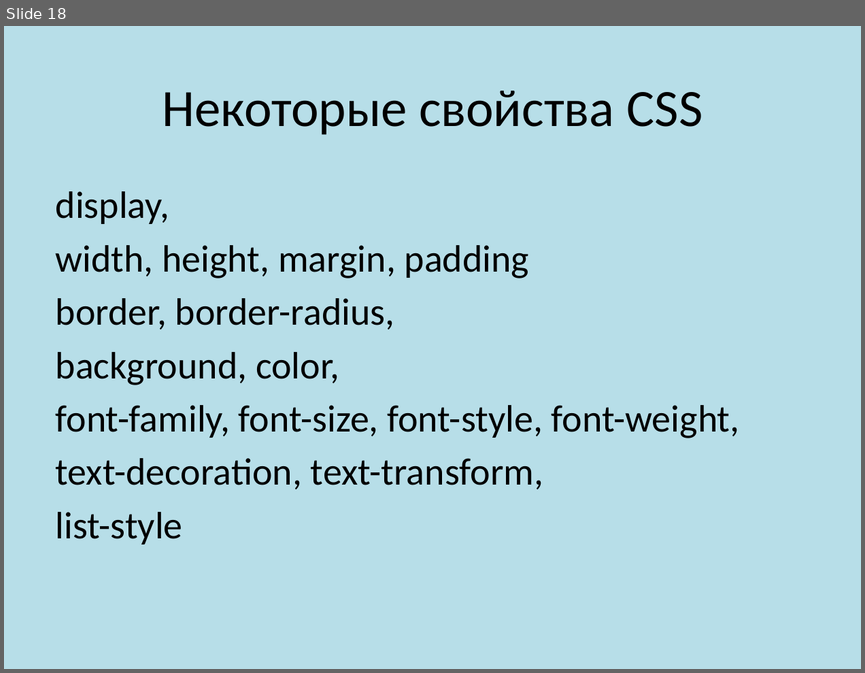
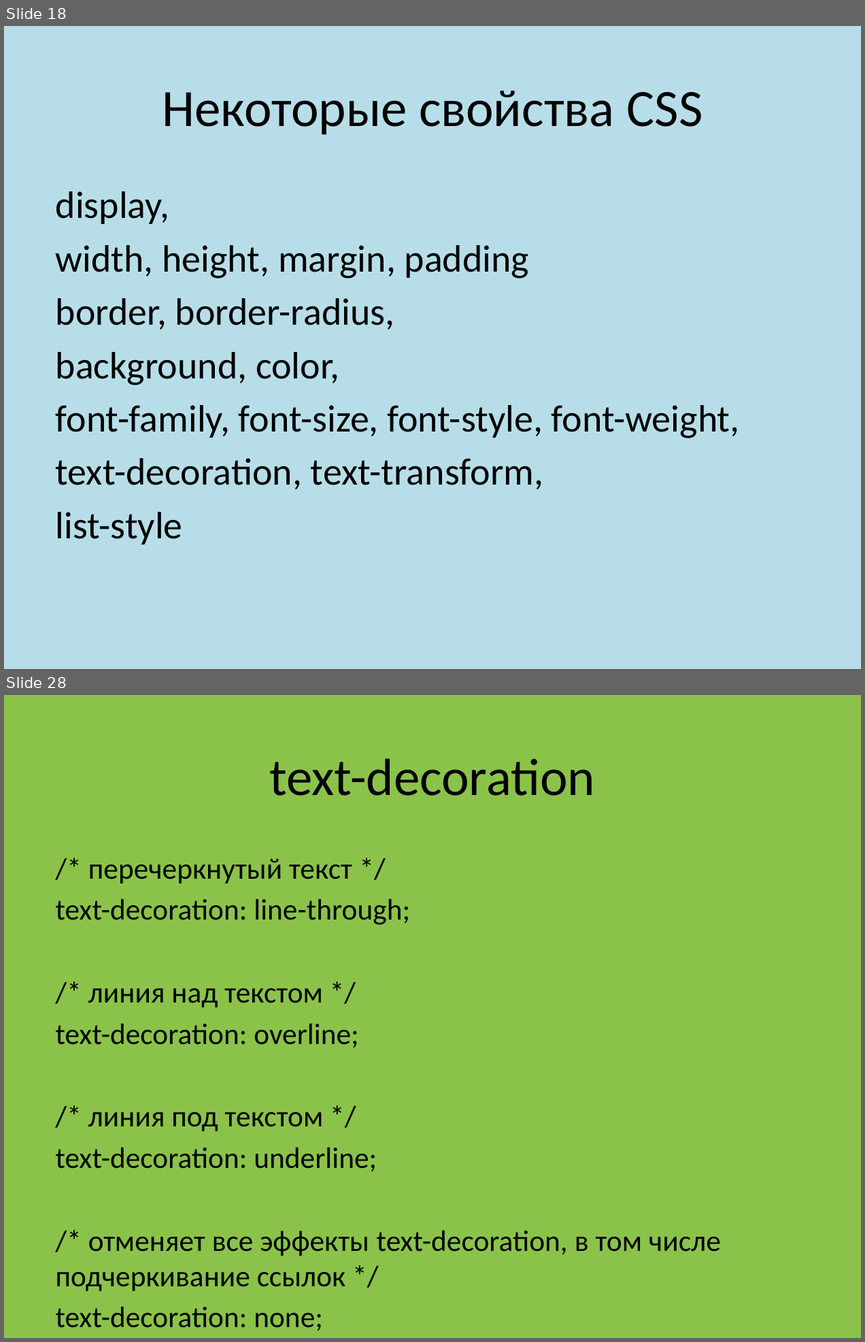
Before and after one commit to fedyashev/course-frontend-group-2, a slide deck: 00-presentation/Frontend 102.pptx. Shown one above the other, each under a label of ours: slide 18 before the commit, slides 18 and 28 after it; the slides between them are not shown. The pictures are 865x673 and 865x1342 pixels, drawn with LibreOffice and Linux fonts; fonts in the diff are those of the drawing. Boxes give left, top, right and bottom in pixels: in the first picture for what was removed or moved away, otherwise in the second. Text is boxed around its words. In the diff, an @@ line names an element or a change of style, - is before the commit and + after.

```diff
--- a/00-presentation/Frontend 102.pptx
+++ b/00-presentation/Frontend 102.pptx
@@ slide 28 added at [4, 695, 861, 1338], background #8BC34A @@
@@ title added at [269, 758, 595, 796], 44 pt, text #000000 @@
+text-decoration
@@ text added at [56, 858, 721, 1331], 24.8 pt, text #000000 @@
+/* перечеркнутый текст */
+text-decoration: line-through;
+/* линия над текстом */
+text-decoration: overline;
+/* линия под текстом */
+text-decoration: underline;
+/* отменяет все эффекты text-decoration, в том числе подчеркивание ссылок */
+text-decoration: none;
```
Also in this commit, not shown: 6 slides changed, 7 other slides added, 13 other files.
